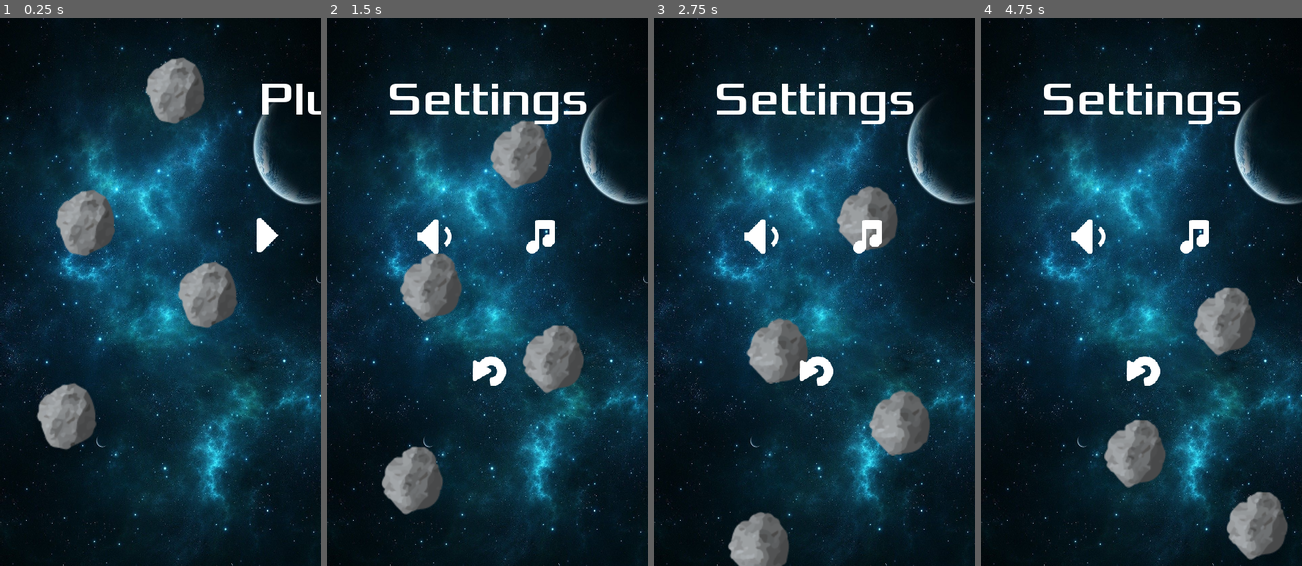
Above: before the commit, frames 1-4 (left to right).
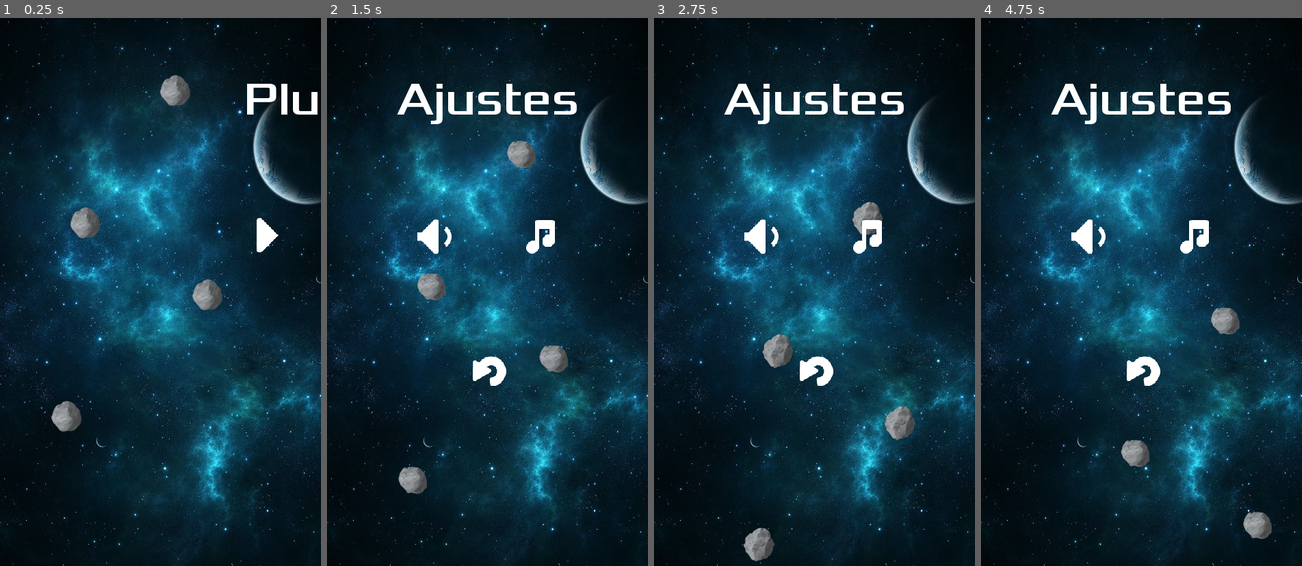
Above: after the commit, the same moments.

Repository: lucaspsantana/plutao
Game: Godot game, scene res://src/gui/Screens.tscn
Two runs of this game, one before a commit and one after it. Both use one fixed random seed, a clock stepped at 60 frames per second and the inputs below.
Inputs (mouse positions are in pixels of both pictures, inside the frame that each line leads up to):
- Up to frame 1 (0.25 s): no input
- Up to frame 2 (1.5 s): click (542, 237) at 0.5 s; click (551, 368) at 1.25 s
- Up to frame 3 (2.75 s): move the mouse to (885, 264) at 2.02 s; click (885, 264) at 2.17 s
- Up to frame 4 (4.75 s): drag from (1077, 319) to (1192, 220) at 2.77 s; move the mouse to (1173, 171) at 3.52 s; click (1173, 171) at 3.67 s; drag from (1125, 401) to (1250, 500) at 4.27 s

The runs differ from the first frame. In frame 1, 6.6% of the frame differs, in the area x 11-100%, y 7-79%; in frame 2, 8.0%, in the area x 17-81%, y 12-91%; in frame 3, 7.0%; in frame 4, 6.4%.

Commit message:
special effects and end ui

Diff:
--- /dev/null
+++ b/Line2D.gd
@@ -0,0 +1,12 @@
+extends Line2D
+
+var point
+
+func _ready():
+	set_as_toplevel(true)
+
+func _physics_process(delta):
+	point = get_parent().global_position
+	add_point(point)
+	if points.size() > 20:
+		remove_point(0)
--- /dev/null
+++ b/assets/fonts/novo.tres
@@ -0,0 +1,7 @@
+[gd_resource type="DynamicFont" load_steps=2 format=2]
+
+[ext_resource path="res://assets/fonts/Xolonium-Regular.ttf" type="DynamicFontData" id=1]
+
+[resource]
+size = 30
+font_data = ExtResource( 1 )
--- a/src/Actors/Boss.gd
+++ b/src/Actors/Boss.gd
@@ -88,5 +88,6 @@
 		$CollisionShape2D.disabled = true
 		animation.play("explosion")
 		yield(animation, "animation_finished")
+		Settings.victory = true
 		get_tree().change_scene("res://src/gui/Screens.tscn")
 		queue_free()
--- a/src/Actors/Boss.tscn
+++ b/src/Actors/Boss.tscn
@@ -1,9 +1,10 @@
-[gd_scene load_steps=7 format=2]
+[gd_scene load_steps=8 format=2]
 
 [ext_resource path="res://assets/images-removebg-preview.png" type="Texture" id=1]
 [ext_resource path="res://src/Actors/Boss.gd" type="Script" id=2]
 [ext_resource path="res://assets/images/explosion2/Ativo 9.png" type="Texture" id=3]
 [ext_resource path="res://src/Objects/ExplosionEnemy.tscn" type="PackedScene" id=4]
+[ext_resource path="res://src/Objects/Trail.tscn" type="PackedScene" id=5]
 
 [sub_resource type="RectangleShape2D" id=1]
 extents = Vector2( 68, 76 )
@@ -55,4 +56,14 @@
 texture = ExtResource( 3 )
 
 [node name="ExplosionEnemy" parent="." instance=ExtResource( 4 )]
+
+[node name="Position2D" type="Position2D" parent="."]
+position = Vector2( -70.9772, -42.054 )
+
+[node name="Line2D" parent="Position2D" instance=ExtResource( 5 )]
+
+[node name="Position2D2" type="Position2D" parent="."]
+position = Vector2( 53.4344, -39.0132 )
+
+[node name="Line2D" parent="Position2D2" instance=ExtResource( 5 )]
 [connection signal="area_entered" from="BulletDetector" to="." method="_on_Area2D_area_entered"]
--- a/src/Actors/Player.tscn
+++ b/src/Actors/Player.tscn
@@ -1,7 +1,6 @@
-[gd_scene load_steps=24 format=2]
+[gd_scene load_steps=25 format=2]
 
 [ext_resource path="res://src/Actors/Player.gd" type="Script" id=1]
-[ext_resource path="res://assets/player/rocket-ship.png" type="Texture" id=2]
 [ext_resource path="res://assets/images/explosion2/Ativo 1.png" type="Texture" id=3]
 [ext_resource path="res://assets/images/explosion2/Ativo 2.png" type="Texture" id=4]
 [ext_resource path="res://assets/fire4.png" type="Texture" id=5]
@@ -19,6 +18,7 @@
 [ext_resource path="res://assets/fire1.png" type="Texture" id=17]
 [ext_resource path="res://src/Objects/HealthBar.tscn" type="PackedScene" id=18]
 [ext_resource path="res://src/Objects/Propulsion.tscn" type="PackedScene" id=19]
+[ext_resource path="res://src/Objects/Trail.tscn" type="PackedScene" id=20]
 
 [sub_resource type="RectangleShape2D" id=1]
 extents = Vector2( 18.2063, 21.7617 )
@@ -27,7 +27,35 @@
 extents = Vector2( 17.9414, 23.541 )
 
 [sub_resource type="Animation" id=3]
-resource_name = "explosion"
+resource_name = "damage"
+length = 0.3
+step = 0.01
+tracks/0/type = "value"
+tracks/0/path = NodePath(".:scale")
+tracks/0/interp = 1
+tracks/0/loop_wrap = true
+tracks/0/imported = false
+tracks/0/enabled = true
+tracks/0/keys = {
+"times": PoolRealArray( 0, 0.15, 0.29 ),
+"transitions": PoolRealArray( 1, 1, 1 ),
+"update": 0,
+"values": [ Vector2( 1.5, 1.5 ), Vector2( 1.6, 1.6 ), Vector2( 1.5, 1.5 ) ]
+}
+tracks/1/type = "value"
+tracks/1/path = NodePath(".:modulate")
+tracks/1/interp = 1
+tracks/1/loop_wrap = true
+tracks/1/imported = false
+tracks/1/enabled = true
+tracks/1/keys = {
+"times": PoolRealArray( 0, 0.3 ),
+"transitions": PoolRealArray( 1, 1 ),
+"update": 0,
+"values": [ Color( 1, 0, 0, 1 ), Color( 1, 1, 1, 1 ) ]
+}
+
+[sub_resource type="Animation" id=4]
 length = 0.9
 tracks/0/type = "value"
 tracks/0/path = NodePath("explosion:visible")
@@ -66,8 +94,7 @@
 "values": [ false ]
 }
 
-[sub_resource type="Animation" id=4]
-resource_name = "shoot"
+[sub_resource type="Animation" id=5]
 length = 0.3
 loop = true
 tracks/0/type = "value"
@@ -104,12 +131,21 @@
 script = ExtResource( 1 )
 __meta__ = {
 "_edit_horizontal_guides_": [ 267.296, 330.701 ],
-"_edit_vertical_guides_": [ 123.898, 77.179 ]
-}
-
-[node name="ship" type="Sprite" parent="."]
-visible = false
-texture = ExtResource( 2 )
+"_edit_vertical_guides_": [ 123.898, 77.179 ],
+"_editor_description_": ""
+}
+
+[node name="Position2D" type="Position2D" parent="."]
+position = Vector2( -26.4284, 16.675 )
+scale = Vector2( 1, 1 )
+
+[node name="Line2D" parent="Position2D" instance=ExtResource( 20 )]
+
+[node name="Position2D2" type="Position2D" parent="."]
+position = Vector2( 26.743, 17.3043 )
+scale = Vector2( 1, 1 )
+
+[node name="Line2D" parent="Position2D2" instance=ExtResource( 20 )]
 
 [node name="spaceShip2" type="Sprite" parent="."]
 scale = Vector2( 0.226641, 0.230275 )
@@ -153,7 +189,7 @@
 position = Vector2( -29.1659, 58.1341 )
 
 [node name="Turbines" type="Node2D" parent="."]
-position = Vector2( 7.92802, -15.8561 )
+position = Vector2( 5.41104, -14.283 )
 
 [node name="Propulsion" parent="Turbines" instance=ExtResource( 19 )]
 position = Vector2( -19.323, 18.3721 )
@@ -178,8 +214,9 @@
 [node name="animation" type="AnimationPlayer" parent="."]
 autoplay = "shoot"
 playback_speed = 3.0
-anims/explosion = SubResource( 3 )
-anims/shoot = SubResource( 4 )
+anims/damage = SubResource( 3 )
+anims/explosion = SubResource( 4 )
+anims/shoot = SubResource( 5 )
 [connection signal="area_entered" from="EnemyDetector" to="." method="_on_EnemyDetector_area_entered"]
 [connection signal="body_entered" from="EnemyDetector" to="." method="_on_EnemyDetector_body_entered"]
 [connection signal="timeout" from="Timer" to="." method="_on_Timer_timeout"]
--- a/src/Objects/Asteroid.tscn
+++ b/src/Objects/Asteroid.tscn
@@ -94,7 +94,6 @@
 }
 
 [node name="Asteroid" type="Area2D"]
-scale = Vector2( 2, 2 )
 collision_layer = 8
 collision_mask = 5
 script = ExtResource( 9 )
@@ -102,7 +101,7 @@
 [node name="AnimatedSprite" type="AnimatedSprite" parent="."]
 frames = SubResource( 1 )
 animation = "spin"
-frame = 6
+frame = 1
 playing = true
 
 [node name="CollisionShape2D" type="CollisionShape2D" parent="."]
--- /dev/null
+++ b/src/Objects/Trail.tscn
@@ -0,0 +1,16 @@
+[gd_scene load_steps=4 format=2]
+
+[ext_resource path="res://Line2D.gd" type="Script" id=1]
+
+[sub_resource type="Curve" id=1]
+_data = [ Vector2( 0, 0 ), 0.0, 3.48325, 0, 0, Vector2( 0.5, 0.209091 ), 1.94652, 0.0, 0, 0 ]
+
+[sub_resource type="Gradient" id=2]
+colors = PoolColorArray( 0, 0.811765, 1, 0.486275, 1, 1, 1, 0.439216 )
+
+[node name="Line2D" type="Line2D"]
+z_index = -1
+points = PoolVector2Array( 172.339, 454.177 )
+width_curve = SubResource( 1 )
+gradient = SubResource( 2 )
+script = ExtResource( 1 )
--- /dev/null
+++ b/src/gui/End.tscn
@@ -0,0 +1,35 @@
+[gd_scene load_steps=4 format=2]
+
+[ext_resource path="res://src/gui/BaseScreen.tscn" type="PackedScene" id=1]
+[ext_resource path="res://assets/images/buttons/return.png" type="Texture" id=2]
+[ext_resource path="res://assets/fonts/novo.tres" type="DynamicFont" id=3]
+
+[node name="End" instance=ExtResource( 1 )]
+
+[node name="Message" type="Label" parent="MarginContainer/VBoxContainer" index="1"]
+margin_top = 256.0
+margin_right = 560.0
+margin_bottom = 333.0
+custom_fonts/font = ExtResource( 3 )
+text = "Parabéns! Você Ganhou.
+A sua potuação:"
+align = 1
+__meta__ = {
+"_edit_use_anchors_": false
+}
+
+[node name="Buttons" parent="MarginContainer/VBoxContainer" index="2"]
+margin_top = 483.0
+margin_bottom = 583.0
+
+[node name="Return" type="TextureButton" parent="MarginContainer/VBoxContainer/Buttons" index="0" groups=[
+"buttons",
+]]
+margin_left = 230.0
+margin_right = 330.0
+margin_bottom = 100.0
+texture_normal = ExtResource( 2 )
+
+[node name="Buttons2" parent="MarginContainer/VBoxContainer" index="3"]
+margin_top = 733.0
+margin_bottom = 733.0
--- a/src/gui/Screens.gd
+++ b/src/gui/Screens.gd
@@ -16,6 +16,9 @@
 	if Settings.death:
 		game_over()
 		return
+	if Settings.victory:
+		$End/MarginContainer/VBoxContainer/Message.text += "\n \n %s" % Settings.score
+		change_screen($End)
 	else:
 		change_screen($TitleScreens)
 
@@ -70,7 +73,7 @@
 		yield(current_screen.tween, "tween_completed")
 
 func game_over():
+	print(Settings.enable_sound)
 	if Settings.enable_sound:
-		print(Settings.enable_sound)
 		$Music.play()
 	change_screen($GameOver)
--- a/src/gui/Screens.tscn
+++ b/src/gui/Screens.tscn
@@ -7,6 +7,7 @@
 [ext_resource path="res://src/gui/GameOver.tscn" type="PackedScene" id=5]
 [ext_resource path="res://src/gui/Settings.tscn" type="PackedScene" id=6]
 [ext_resource path="res://src/Objects/Asteroid.tscn" type="PackedScene" id=7]
+[ext_resource path="res://src/gui/End.tscn" type="PackedScene" id=8]
 
 [node name="Screens" type="Node"]
 script = ExtResource( 3 )
@@ -41,3 +42,5 @@
 [node name="TitleScreens" parent="." instance=ExtResource( 4 )]
 offset = Vector2( 720, 0 )
 transform = Transform2D( 1, 0, 0, 1, 720, 0 )
+
+[node name="End" parent="." instance=ExtResource( 8 )]
--- a/src/gui/Settings.tscn
+++ b/src/gui/Settings.tscn
@@ -7,36 +7,42 @@
 
 [node name="Settings" instance=ExtResource( 1 )]
 
+[node name="VBoxContainer" parent="MarginContainer" index="0"]
+margin_right = 687.0
+
 [node name="Label" parent="MarginContainer/VBoxContainer" index="0"]
-text = "Settings"
+margin_right = 667.0
+text = "Ajustes"
 
 [node name="Buttons" parent="MarginContainer/VBoxContainer" index="1"]
+margin_right = 667.0
 margin_bottom = 356.0
 
 [node name="Sound" type="TextureButton" parent="MarginContainer/VBoxContainer/Buttons" index="0" groups=[
 "buttons",
 ]]
-margin_left = 130.0
-margin_right = 230.0
+margin_left = 183.0
+margin_right = 283.0
 margin_bottom = 100.0
 texture_normal = ExtResource( 4 )
 
 [node name="Music" type="TextureButton" parent="MarginContainer/VBoxContainer/Buttons" index="1" groups=[
 "buttons",
 ]]
-margin_left = 330.0
-margin_right = 430.0
+margin_left = 383.0
+margin_right = 483.0
 margin_bottom = 100.0
 texture_normal = ExtResource( 2 )
 
 [node name="Buttons2" parent="MarginContainer/VBoxContainer" index="2"]
 margin_top = 506.0
+margin_right = 667.0
 margin_bottom = 606.0
 
 [node name="Return" type="TextureButton" parent="MarginContainer/VBoxContainer/Buttons2" index="0" groups=[
 "buttons",
 ]]
-margin_left = 230.0
-margin_right = 330.0
+margin_left = 283.0
+margin_right = 383.0
 margin_bottom = 100.0
 texture_normal = ExtResource( 3 )
--- a/src/gui/TitleScreens.tscn
+++ b/src/gui/TitleScreens.tscn
@@ -5,9 +5,6 @@
 [ext_resource path="res://src/gui/BaseScreen.tscn" type="PackedScene" id=3]
 
 [node name="TitleScreens" instance=ExtResource( 3 )]
-
-[node name="Label" parent="MarginContainer/VBoxContainer" index="0"]
-text = "Pluto"
 
 [node name="Buttons" parent="MarginContainer/VBoxContainer" index="1"]
 margin_bottom = 356.0
--- a/src/settings.gd
+++ b/src/settings.gd
@@ -7,3 +7,4 @@
 
 var time: = 0.0
 var death = false
+var victory = false
Not shown: 1 places in src/gui/Screens.tscn that only renumber resources
